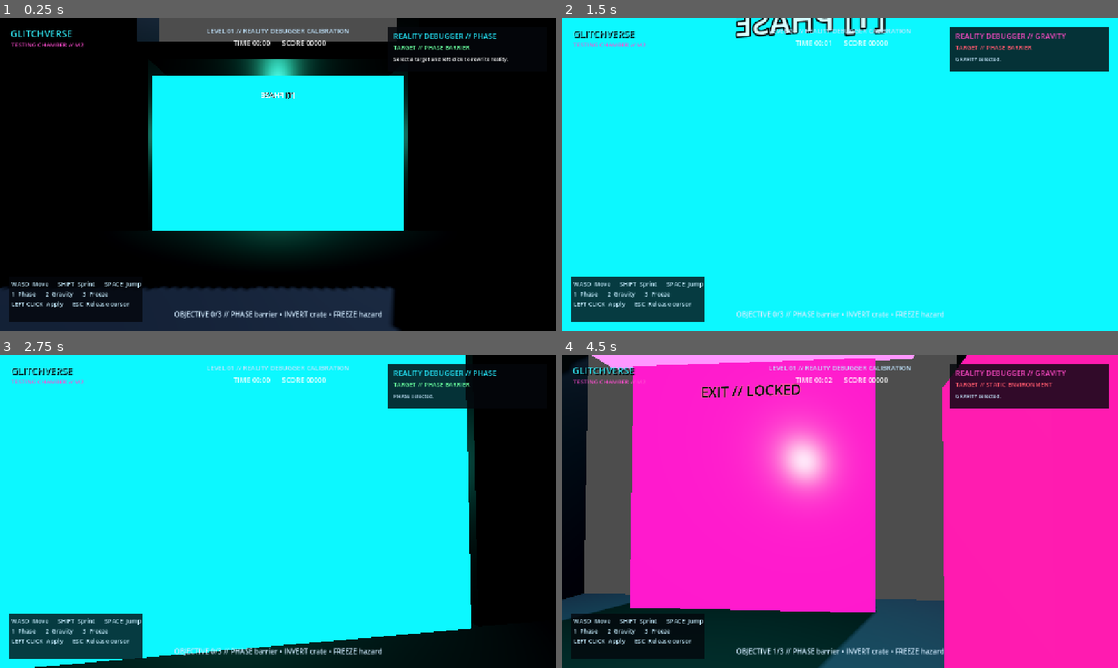
Above: before the commit, frames 1-4 (two rows, left to right).
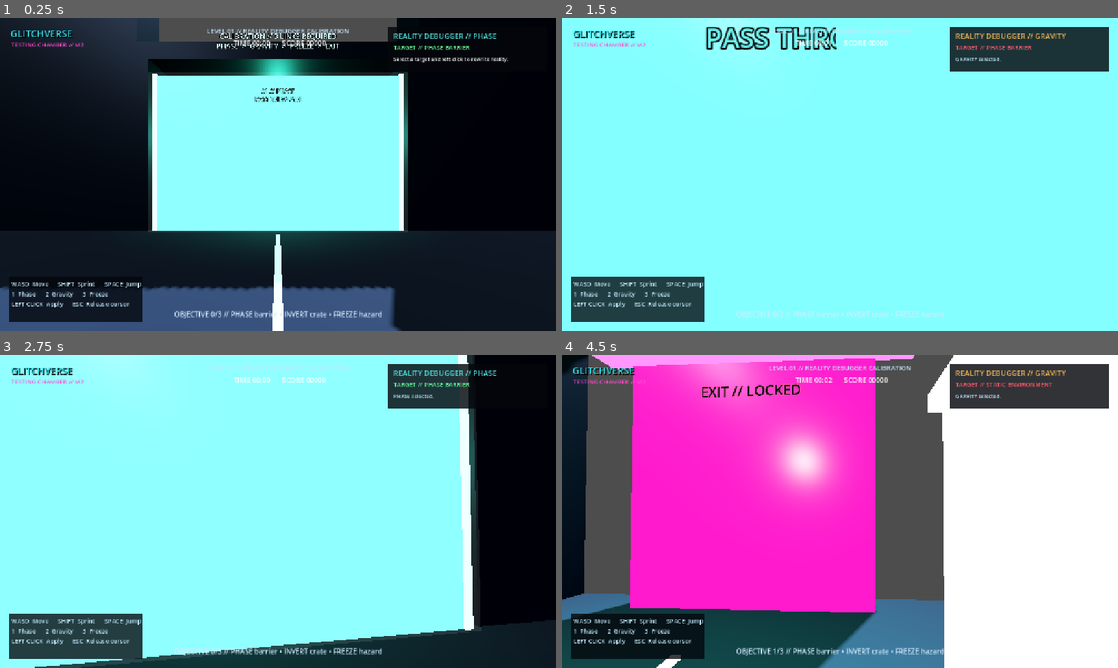
Above: after the commit, the same moments.

Repository: ZappyBoi2007/GlitchVerse
Game: Godot game, scene res://main.tscn
The game is run twice, just before and just after one commit, with the same random seed, the same clock (stepped at 60 frames per second) and the same inputs.
Inputs (mouse positions are in pixels of both pictures, inside the frame that each line leads up to):
- Up to frame 1 (0.25 s): no input
- Up to frame 2 (1.5 s): tap Enter at 0.5 s; move the mouse to (867, 174) at 0.52 s; hold 3 (select_freeze) 0.53-1.28 s; hold W (move_forward) from 0.53 s (still down); click (867, 174) at 0.67 s; tap Space (jump) at 0.77 s; move the mouse to (812, 174) at 1.27 s; tap 2 (select_gravity) at 1.35 s
- Up to frame 3 (2.75 s): keep holding W (move_forward); tap Space (jump) at 1.52 s; tap R (restart_level) at 2 s; move the mouse to (289, 505) at 2.02 s; hold 1 (select_phase) from 2.03 s (still down)
- Up to frame 4 (4.5 s): keep holding W (move_forward); move the mouse to (834, 517) at 2.77 s; release 1 (select_phase) at 2.78 s; tap Shift (sprint) at 2.85 s; click (834, 517) at 2.92 s; tap Space (jump) at 3.02, 3.77 s; move the mouse to (878, 514) at 3.52 s; hold 3 (select_freeze) 3.53-4.28 s; move the mouse to (795, 508) at 4.27 s; tap 2 (select_gravity) at 4.35 s

The runs differ from the first frame. In frame 1, 60% of the frame differs, in the area x 0-100%, y 0-100%; in frame 2, 95%; in frame 3, 83%; in frame 4, 44%.

Commit message:
Improve environment readability and ability targeting

Diff:
--- a/interactive/gravity_crate.gd
+++ b/interactive/gravity_crate.gd
@@ -11,6 +11,7 @@
 @export var inverted_material: Material
 
 @onready var mesh: MeshInstance3D = $MeshInstance3D
+@onready var target_highlight: MeshInstance3D = $TargetHighlight
 
 var gravity_inverted := false
 var _spawn_position := Vector3.ZERO
@@ -38,6 +39,10 @@
 	_update_state()
 	state_changed.emit(gravity_inverted)
 	return "GRAVITY CRATE // %s" % ("UPWARD" if gravity_inverted else "DOWNWARD")
+
+
+func set_debugger_highlight(enabled: bool, _ability_color: Color) -> void:
+	target_highlight.visible = enabled
 
 
 func _update_state() -> void:
--- a/interactive/gravity_crate.tscn
+++ b/interactive/gravity_crate.tscn
@@ -1,22 +1,38 @@
-[gd_scene load_steps=6 format=3]
+[gd_scene load_steps=10 format=3]
 
 [ext_resource type="Script" path="res://interactive/gravity_crate.gd" id="1_script"]
 
 [sub_resource type="StandardMaterial3D" id="Material_normal"]
-albedo_color = Color(0.22, 0.08, 0.2, 1)
+albedo_color = Color(0.26, 0.16, 0.045, 1)
 metallic = 0.65
 roughness = 0.3
 emission_enabled = true
-emission = Color(0.75, 0.08, 0.55, 1)
+emission = Color(0.964706, 0.721569, 0.341176, 1)
 emission_energy_multiplier = 1.25
 
 [sub_resource type="StandardMaterial3D" id="Material_inverted"]
-albedo_color = Color(0.04, 0.3, 0.38, 1)
+albedo_color = Color(0.34, 0.24, 0.055, 1)
 metallic = 0.55
 roughness = 0.22
 emission_enabled = true
-emission = Color(0.05, 0.95, 1, 1)
+emission = Color(1, 0.84, 0.3, 1)
 emission_energy_multiplier = 2.8
+
+[sub_resource type="StandardMaterial3D" id="Material_gravity_trim"]
+albedo_color = Color(0.3, 0.2, 0.04, 1)
+metallic = 0.45
+roughness = 0.24
+emission_enabled = true
+emission = Color(0.964706, 0.721569, 0.341176, 1)
+emission_energy_multiplier = 2.5
+
+[sub_resource type="StandardMaterial3D" id="Material_gravity_highlight"]
+transparency = 1
+albedo_color = Color(0.964706, 0.721569, 0.341176, 0.12)
+roughness = 0.2
+emission_enabled = true
+emission = Color(0.964706, 0.721569, 0.341176, 1)
+emission_energy_multiplier = 3.2
 
 [sub_resource type="BoxMesh" id="Mesh_crate"]
 material = SubResource("Material_normal")
@@ -24,6 +40,14 @@
 
 [sub_resource type="BoxShape3D" id="Shape_crate"]
 size = Vector3(1.6, 1.6, 1.6)
+
+[sub_resource type="BoxMesh" id="Mesh_gravity_band"]
+material = SubResource("Material_gravity_trim")
+size = Vector3(1.68, 0.1, 1.68)
+
+[sub_resource type="BoxMesh" id="Mesh_gravity_highlight"]
+material = SubResource("Material_gravity_highlight")
+size = Vector3(1.76, 1.76, 1.76)
 
 [node name="GravityCrate" type="RigidBody3D"]
 mass = 2.0
@@ -40,12 +64,28 @@
 [node name="MeshInstance3D" type="MeshInstance3D" parent="."]
 mesh = SubResource("Mesh_crate")
 
+[node name="TargetHighlight" type="MeshInstance3D" parent="."]
+visible = false
+cast_shadow = 0
+mesh = SubResource("Mesh_gravity_highlight")
+
+[node name="IdentityBandTop" type="MeshInstance3D" parent="."]
+position = Vector3(0, 0.63, 0)
+cast_shadow = 0
+mesh = SubResource("Mesh_gravity_band")
+
+[node name="IdentityBandBottom" type="MeshInstance3D" parent="."]
+position = Vector3(0, -0.63, 0)
+cast_shadow = 0
+mesh = SubResource("Mesh_gravity_band")
+
 [node name="CollisionShape3D" type="CollisionShape3D" parent="."]
 shape = SubResource("Shape_crate")
 
 [node name="Label3D" type="Label3D" parent="."]
 position = Vector3(0, 1.15, 0)
-text = "[2] GRAVITY"
-font_size = 32
+billboard = 1
+text = "02 // GRAVITY\nINVERT UP"
+font_size = 28
 outline_size = 7
-modulate = Color(1, 0.55, 0.92, 1)
+modulate = Color(0.964706, 0.721569, 0.341176, 1)
--- a/interactive/moving_hazard.gd
+++ b/interactive/moving_hazard.gd
@@ -13,6 +13,7 @@
 @export var frozen_material: Material
 
 @onready var mesh: MeshInstance3D = $MeshInstance3D
+@onready var target_highlight: MeshInstance3D = $TargetHighlight
 
 var is_frozen := false
 var _origin := Vector3.ZERO
@@ -50,5 +51,9 @@
 	return "MOVING HAZARD // %s" % ("FROZEN" if is_frozen else "ACTIVE")
 
 
+func set_debugger_highlight(enabled: bool, _ability_color: Color) -> void:
+	target_highlight.visible = enabled
+
+
 func _update_state() -> void:
 	mesh.material_override = frozen_material if is_frozen else moving_material
--- a/interactive/moving_hazard.tscn
+++ b/interactive/moving_hazard.tscn
@@ -1,22 +1,38 @@
-[gd_scene load_steps=6 format=3]
+[gd_scene load_steps=10 format=3]
 
 [ext_resource type="Script" path="res://interactive/moving_hazard.gd" id="1_script"]
 
 [sub_resource type="StandardMaterial3D" id="Material_moving"]
-albedo_color = Color(0.36, 0.025, 0.08, 1)
+albedo_color = Color(0.2, 0.08, 0.3, 1)
 metallic = 0.45
 roughness = 0.32
 emission_enabled = true
-emission = Color(1, 0.04, 0.22, 1)
-emission_energy_multiplier = 2.5
+emission = Color(0.733333, 0.552941, 0.980392, 1)
+emission_energy_multiplier = 2.2
 
 [sub_resource type="StandardMaterial3D" id="Material_frozen"]
-albedo_color = Color(0.08, 0.16, 0.45, 1)
+albedo_color = Color(0.16, 0.12, 0.28, 1)
 metallic = 0.35
 roughness = 0.18
 emission_enabled = true
-emission = Color(0.22, 0.45, 1, 1)
-emission_energy_multiplier = 2.2
+emission = Color(0.86, 0.78, 1, 1)
+emission_energy_multiplier = 2.8
+
+[sub_resource type="StandardMaterial3D" id="Material_freeze_trim"]
+albedo_color = Color(0.2, 0.1, 0.3, 1)
+metallic = 0.4
+roughness = 0.22
+emission_enabled = true
+emission = Color(0.733333, 0.552941, 0.980392, 1)
+emission_energy_multiplier = 2.7
+
+[sub_resource type="StandardMaterial3D" id="Material_freeze_highlight"]
+transparency = 1
+albedo_color = Color(0.733333, 0.552941, 0.980392, 0.12)
+roughness = 0.2
+emission_enabled = true
+emission = Color(0.733333, 0.552941, 0.980392, 1)
+emission_energy_multiplier = 3.2
 
 [sub_resource type="BoxMesh" id="Mesh_hazard"]
 material = SubResource("Material_moving")
@@ -24,6 +40,14 @@
 
 [sub_resource type="BoxShape3D" id="Shape_hazard"]
 size = Vector3(0.65, 2.4, 0.65)
+
+[sub_resource type="BoxMesh" id="Mesh_freeze_cap"]
+material = SubResource("Material_freeze_trim")
+size = Vector3(0.78, 0.12, 0.78)
+
+[sub_resource type="BoxMesh" id="Mesh_freeze_highlight"]
+material = SubResource("Material_freeze_highlight")
+size = Vector3(0.79, 2.54, 0.79)
 
 [node name="MovingHazard" type="AnimatableBody3D"]
 script = ExtResource("1_script")
@@ -33,12 +57,28 @@
 [node name="MeshInstance3D" type="MeshInstance3D" parent="."]
 mesh = SubResource("Mesh_hazard")
 
+[node name="TargetHighlight" type="MeshInstance3D" parent="."]
+visible = false
+cast_shadow = 0
+mesh = SubResource("Mesh_freeze_highlight")
+
+[node name="IdentityCapTop" type="MeshInstance3D" parent="."]
+position = Vector3(0, 1.14, 0)
+cast_shadow = 0
+mesh = SubResource("Mesh_freeze_cap")
+
+[node name="IdentityCapBottom" type="MeshInstance3D" parent="."]
+position = Vector3(0, -1.14, 0)
+cast_shadow = 0
+mesh = SubResource("Mesh_freeze_cap")
+
 [node name="CollisionShape3D" type="CollisionShape3D" parent="."]
 shape = SubResource("Shape_hazard")
 
 [node name="Label3D" type="Label3D" parent="."]
 position = Vector3(0, 1.55, 0)
-text = "[3] FREEZE"
-font_size = 30
+billboard = 1
+text = "03 // FREEZE\nSTOP MOTION"
+font_size = 27
 outline_size = 7
-modulate = Color(1, 0.45, 0.55, 1)
+modulate = Color(0.733333, 0.552941, 0.980392, 1)
--- a/interactive/phaseable_barrier.gd
+++ b/interactive/phaseable_barrier.gd
@@ -10,6 +10,7 @@
 @export var phased_material: Material
 
 @onready var mesh: MeshInstance3D = $MeshInstance3D
+@onready var target_highlight: MeshInstance3D = $TargetHighlight
 @onready var solid_collision: CollisionShape3D = $SolidCollision
 @onready var occupancy_sensor: Area3D = $OccupancySensor
 
@@ -42,6 +43,10 @@
 	return "PHASE BARRIER // %s" % ("PHASED" if is_phased else "SOLID")
 
 
+func set_debugger_highlight(enabled: bool, _ability_color: Color) -> void:
+	target_highlight.visible = enabled
+
+
 func _update_state() -> void:
 	solid_collision.set_deferred("disabled", is_phased)
 	mesh.material_override = phased_material if is_phased else solid_material
--- a/interactive/phaseable_barrier.tscn
+++ b/interactive/phaseable_barrier.tscn
@@ -1,23 +1,39 @@
-[gd_scene load_steps=6 format=3]
+[gd_scene load_steps=10 format=3]
 
 [ext_resource type="Script" path="res://interactive/phaseable_barrier.gd" id="1_script"]
 
 [sub_resource type="StandardMaterial3D" id="Material_solid"]
-albedo_color = Color(0.035, 0.26, 0.32, 1)
+albedo_color = Color(0.035, 0.22, 0.24, 1)
 metallic = 0.55
 roughness = 0.32
 emission_enabled = true
-emission = Color(0.05, 0.78, 0.95, 1)
+emission = Color(0.333333, 0.909804, 0.886275, 1)
 emission_energy_multiplier = 1.2
 
 [sub_resource type="StandardMaterial3D" id="Material_phased"]
 transparency = 1
-albedo_color = Color(0.08, 0.9, 1, 0.22)
+albedo_color = Color(0.333333, 0.909804, 0.886275, 0.22)
 metallic = 0.25
 roughness = 0.15
 emission_enabled = true
-emission = Color(0.12, 0.85, 1, 1)
+emission = Color(0.333333, 0.909804, 0.886275, 1)
 emission_energy_multiplier = 2.5
+
+[sub_resource type="StandardMaterial3D" id="Material_phase_trim"]
+albedo_color = Color(0.08, 0.34, 0.35, 1)
+metallic = 0.4
+roughness = 0.25
+emission_enabled = true
+emission = Color(0.333333, 0.909804, 0.886275, 1)
+emission_energy_multiplier = 2.6
+
+[sub_resource type="StandardMaterial3D" id="Material_phase_highlight"]
+transparency = 1
+albedo_color = Color(0.333333, 0.909804, 0.886275, 0.1)
+roughness = 0.2
+emission_enabled = true
+emission = Color(0.333333, 0.909804, 0.886275, 1)
+emission_energy_multiplier = 3.2
 
 [sub_resource type="BoxMesh" id="Mesh_barrier"]
 material = SubResource("Material_solid")
@@ -26,6 +42,14 @@
 [sub_resource type="BoxShape3D" id="Shape_barrier"]
 size = Vector3(7.1, 4.4, 0.45)
 
+[sub_resource type="BoxMesh" id="Mesh_phase_trim"]
+material = SubResource("Material_phase_trim")
+size = Vector3(0.12, 4.48, 0.5)
+
+[sub_resource type="BoxMesh" id="Mesh_phase_highlight"]
+material = SubResource("Material_phase_highlight")
+size = Vector3(7.24, 4.54, 0.58)
+
 [node name="PhaseableBarrier" type="StaticBody3D"]
 script = ExtResource("1_script")
 solid_material = SubResource("Material_solid")
@@ -33,6 +57,21 @@
 
 [node name="MeshInstance3D" type="MeshInstance3D" parent="."]
 mesh = SubResource("Mesh_barrier")
+
+[node name="TargetHighlight" type="MeshInstance3D" parent="."]
+visible = false
+cast_shadow = 0
+mesh = SubResource("Mesh_phase_highlight")
+
+[node name="TrimLeft" type="MeshInstance3D" parent="."]
+position = Vector3(-3.49, 0, 0)
+cast_shadow = 0
+mesh = SubResource("Mesh_phase_trim")
+
+[node name="TrimRight" type="MeshInstance3D" parent="."]
+position = Vector3(3.49, 0, 0)
+cast_shadow = 0
+mesh = SubResource("Mesh_phase_trim")
 
 [node name="SolidCollision" type="CollisionShape3D" parent="."]
 shape = SubResource("Shape_barrier")
@@ -46,7 +85,8 @@
 
 [node name="Label3D" type="Label3D" parent="."]
 position = Vector3(0, 1.65, -0.24)
-text = "[1] PHASE"
-font_size = 42
+billboard = 1
+text = "01 // PHASE\nPASS THROUGH"
+font_size = 34
 outline_size = 8
-modulate = Color(0.72, 0.98, 1, 1)
+modulate = Color(0.333333, 0.909804, 0.886275, 1)
--- a/levels/test_chamber.gd
+++ b/levels/test_chamber.gd
@@ -4,8 +4,11 @@
 ## Each solid receives both a BoxMesh and matching BoxShape3D collision.
 
 var charcoal: StandardMaterial3D
+var floor_material: StandardMaterial3D
 var dark_metal: StandardMaterial3D
 var cyan: StandardMaterial3D
+var amber: StandardMaterial3D
+var violet: StandardMaterial3D
 var magenta: StandardMaterial3D
 var exit_material: StandardMaterial3D
 
@@ -23,9 +26,12 @@
 
 
 func _create_materials() -> void:
-	charcoal = _make_material(Color("202631"), 0.82, 0.18)
-	dark_metal = _make_material(Color("111722"), 0.48, 0.62)
-	cyan = _make_emissive_material(Color("20e7ff"), 2.2)
+	charcoal = _make_material(Color("2b3442"), 0.82, 0.18)
+	floor_material = _make_material(Color("303b49"), 0.88, 0.12)
+	dark_metal = _make_material(Color("192230"), 0.48, 0.62)
+	cyan = _make_emissive_material(Color("55e8e2"), 2.2)
+	amber = _make_emissive_material(Color("f6b857"), 2.0)
+	violet = _make_emissive_material(Color("bb8dfa"), 2.0)
 	magenta = _make_emissive_material(Color("ff3bbd"), 2.0)
 	exit_material = _make_emissive_material(Color("55ff9a"), 2.8)
 
@@ -77,8 +83,20 @@
 	add_child(strip)
 
 
+func _add_world_label(label_name: String, position: Vector3, text: String, color: Color) -> void:
+	var label := Label3D.new()
+	label.name = label_name
+	label.position = position
+	label.text = text
+	label.font_size = 34
+	label.outline_size = 9
+	label.modulate = color
+	label.billboard = BaseMaterial3D.BILLBOARD_ENABLED
+	add_child(label)
+
+
 func _build_floor_and_walls() -> void:
-	_add_box("MainFloor", Vector3(0, -0.5, 0), Vector3(30, 1, 34), charcoal)
+	_add_box("MainFloor", Vector3(0, -0.5, 0), Vector3(30, 1, 34), floor_material)
 	_add_box("NorthWall", Vector3(0, 4, -17), Vector3(30, 9, 1), dark_metal)
 	_add_box("SouthWallLeft", Vector3(-9.5, 4, 17), Vector3(11, 9, 1), dark_metal)
 	_add_box("SouthWallRight", Vector3(9.5, 4, 17), Vector3(11, 9, 1), dark_metal)
@@ -86,6 +104,13 @@
 	_add_box("EastWall", Vector3(15, 4, 0), Vector3(1, 9, 34), dark_metal)
 	_add_glow_strip(Vector3(0, 0.03, -15.5), Vector3(20, 0.04, 0.13), cyan)
 	_add_glow_strip(Vector3(-13.5, 0.03, 0), Vector3(0.13, 0.04, 24), magenta)
+	_add_glow_strip(Vector3(0, 0.035, 13.6), Vector3(0.12, 0.05, 4.8), cyan)
+	_add_world_label(
+		"CalibrationInstructions",
+		Vector3(0, 4.85, 15.7),
+		"CALIBRATION // 3 LINKS REQUIRED\nPHASE  >  GRAVITY  >  FREEZE  >  EXIT",
+		Color("b9fffb")
+	)
 
 
 func _build_platform_course() -> void:
@@ -102,13 +127,15 @@
 
 
 func _build_corridor() -> void:
-	_add_box("CorridorFloor", Vector3(0, -0.25, 21), Vector3(8, 0.5, 9), charcoal)
+	_add_box("CorridorFloor", Vector3(0, -0.25, 21), Vector3(8, 0.5, 9), floor_material)
 	_add_box("CorridorLeft", Vector3(-4, 2.5, 21), Vector3(0.6, 5.5, 9), dark_metal)
 	_add_box("CorridorRight", Vector3(4, 2.5, 21), Vector3(0.6, 5.5, 9), dark_metal)
 	_add_box("CorridorCeiling", Vector3(0, 5.15, 21), Vector3(8.6, 0.5, 9), dark_metal)
 	_add_box("ExitHeader", Vector3(0, 4.55, 25.0), Vector3(5.6, 0.35, 0.5), magenta)
 	_add_glow_strip(Vector3(-3.65, 0.08, 21), Vector3(0.09, 0.09, 7.6), cyan)
 	_add_glow_strip(Vector3(3.65, 0.08, 21), Vector3(0.09, 0.09, 7.6), cyan)
+	_add_glow_strip(Vector3(-0.22, 0.04, 19.4), Vector3(0.1, 0.05, 3.0), amber)
+	_add_glow_strip(Vector3(0.22, 0.04, 22.5), Vector3(0.1, 0.05, 2.7), violet)
 
 func _build_decorations() -> void:
 	for z_position in [-12.0, -4.0, 4.0, 12.0]:
@@ -123,10 +150,18 @@
 	var key_light := DirectionalLight3D.new()
 	key_light.name = "DirectionalLight"
 	key_light.rotation_degrees = Vector3(-58, -32, 0)
-	key_light.light_color = Color("9bcaff")
-	key_light.light_energy = 0.72
+	key_light.light_color = Color("b8d5ff")
+	key_light.light_energy = 1.0
 	key_light.shadow_enabled = true
 	add_child(key_light)
+
+	var fill_light := DirectionalLight3D.new()
+	fill_light.name = "SoftFillLight"
+	fill_light.rotation_degrees = Vector3(-35, 145, 0)
+	fill_light.light_color = Color("9fb6ca")
+	fill_light.light_energy = 0.34
+	fill_light.shadow_enabled = false
+	add_child(fill_light)
 
 	_add_omni_light(Vector3(-7, 3.6, -6), Color("22eaff"), 5.0, 10.0)
 	_add_omni_light(Vector3(7, 3.5, 4), Color("ff35bd"), 4.5, 9.0)
--- a/systems/reality_debugger.gd
+++ b/systems/reality_debugger.gd
@@ -6,6 +6,14 @@
 
 signal ability_changed(ability_label: String, ability_color: Color)
 signal target_changed(target_label: String, compatible: bool, has_target: bool)
+## Rich target context for replaceable HUDs. `target` is null for static geometry/no hit.
+signal target_context_changed(
+	target: Node,
+	ability: StringName,
+	compatible: bool,
+	has_target: bool,
+	ability_color: Color
+)
 signal feedback_changed(message: String, is_error: bool)
 
 const PHASE: StringName = &"phase"
@@ -15,7 +23,12 @@
 @export_range(2.0, 30.0, 0.5) var interaction_distance: float = 12.0
 
 var selected_ability: StringName = PHASE
-var _last_target_signature := ""
+var _last_target_id := -1
+var _last_target_ability: StringName = &""
+var _last_target_compatible := false
+var _last_has_target := false
+var _highlighted_target: Node
+var _highlighted_ability: StringName = &""
 
 
 func _ready() -> void:
@@ -59,11 +72,11 @@
 func get_selected_ability_color() -> Color:
 	match selected_ability:
 		GRAVITY:
-			return Color("ff4ac6")
+			return Color("f6b857")
 		FREEZE:
-			return Color("7a8cff")
+			return Color("bb8dfa")
 		_:
-			return Color("25ecff")
+			return Color("55e8e2")
 
 
 func _broadcast_initial_state() -> void:
@@ -76,7 +89,7 @@
 	if selected_ability == ability:
 		return
 	selected_ability = ability
-	_last_target_signature = ""
+	_invalidate_target_cache()
 	ability_changed.emit(get_selected_ability_label(), get_selected_ability_color())
 	feedback_changed.emit("%s selected." % get_selected_ability_label(), false)
 	_update_target_feedback()
@@ -100,7 +113,7 @@
 
 	var result_message := String(interactable.call("apply_ability", selected_ability, self))
 	feedback_changed.emit(result_message, false)
-	_last_target_signature = ""
+	_invalidate_target_cache()
 	call_deferred("_update_target_feedback")
 
 
@@ -110,9 +123,10 @@
 	var compatible := false
 	var has_target := is_colliding()
 	var target_id := 0
+	var interactable: Node
 
 	if has_target:
-		var interactable := _find_interactable(get_collider())
+		interactable = _find_interactable(get_collider())
 		if interactable == null:
 			target_label = "STATIC ENVIRONMENT"
 		else:
@@ -121,10 +135,48 @@
 			var status: Dictionary = interactable.call("get_ability_status", selected_ability)
 			compatible = bool(status.get("compatible", false))
 
-	var signature := "%s|%s|%s|%s" % [target_id, selected_ability, compatible, has_target]
-	if signature != _last_target_signature:
-		_last_target_signature = signature
+	_update_world_highlight(interactable if compatible else null)
+	if (
+		target_id != _last_target_id
+		or selected_ability != _last_target_ability
+		or compatible != _last_target_compatible
+		or has_target != _last_has_target
+	):
+		_last_target_id = target_id
+		_last_target_ability = selected_ability
+		_last_target_compatible = compatible
+		_last_has_target = has_target
 		target_changed.emit(target_label, compatible, has_target)
+		target_context_changed.emit(
+			interactable,
+			selected_ability,
+			compatible,
+			has_target,
+			get_selected_ability_color()
+		)
+
+
+func _update_world_highlight(target: Node) -> void:
+	var next_target := target if target != null and target.has_method("set_debugger_highlight") else null
+	if next_target == _highlighted_target and (
+		next_target == null or _highlighted_ability == selected_ability
+	):
+		return
+	if is_instance_valid(_highlighted_target):
+		_highlighted_target.call("set_debugger_highlight", false, Color.TRANSPARENT)
+	_highlighted_target = next_target
+	_highlighted_ability = selected_ability if next_target != null else &""
+	if is_instance_valid(_highlighted_target):
+		_highlighted_target.call("set_debugger_highlight", true, get_selected_ability_color())
+
+
+func _invalidate_target_cache() -> void:
+	_last_target_id = -1
+	_last_target_ability = &""
+
+
+func _exit_tree() -> void:
+	_update_world_highlight(null)
 
 
 func _find_interactable(collider: Object) -> Node:
--- a/tests/integration_checks.gd
+++ b/tests/integration_checks.gd
@@ -149,6 +149,9 @@
 	var camera: Camera3D = flow.player.get_node("Head/Camera3D")
 	camera.look_at(level.get_node("PhaseableBarrier").global_position)
 	await physics_steps(3)
+	check(level.get_node("PhaseableBarrier/TargetHighlight").visible, "compatible PHASE target receives world highlight")
+	debugger._select_ability(&"gravity")
+	check(not level.get_node("PhaseableBarrier/TargetHighlight").visible, "incompatible target does not retain highlight")
 	debugger._select_ability(&"phase")
 	debugger._activate_selected_ability()
 	check(level.get_node("PhaseableBarrier").is_phased, "camera ray activates PHASE")
@@ -159,6 +162,7 @@
 	camera.look_at(level.get_node("GravityCrate").global_position)
 	await physics_steps(3)
 	debugger._select_ability(&"gravity")
+	check(level.get_node("GravityCrate/TargetHighlight").visible, "compatible GRAVITY target receives world highlight")
 	debugger._activate_selected_ability()
 	var crate: RigidBody3D = level.get_node("GravityCrate")
 	check(crate.gravity_scale < 0.0, "camera ray inverts crate gravity")
@@ -167,6 +171,7 @@
 	flow.player.global_position = Vector3(2, 0.05, 21)
 	camera.look_at(level.get_node("MovingHazard").global_position)
 	debugger._select_ability(&"freeze")
+	check(level.get_node("MovingHazard/TargetHighlight").visible, "compatible FREEZE target receives world highlight")
 	debugger._activate_selected_ability()
 	var hazard = level.get_node("MovingHazard")
 	await physics_steps(2)
